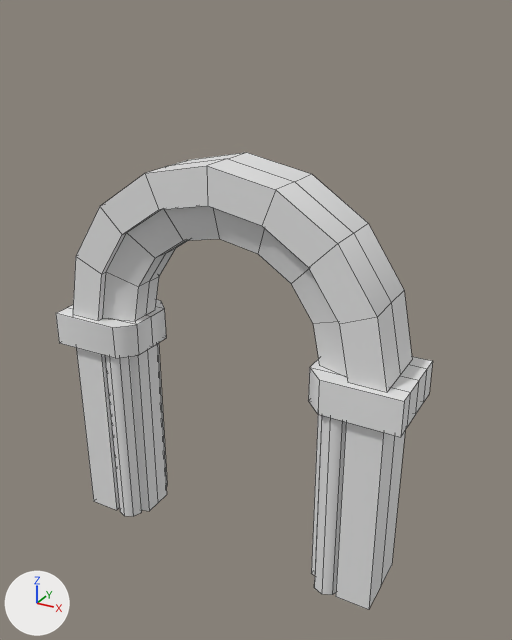
The FBX model Assets/StaticMeshes/Amalie/Arches/SM_ArchwayLarge.fbx, before and after one commit.
Before and after are seen from a camera (50 mm lens) standing at (11.75, -6.88, 7.77) and looking at (7.32, 1.17, 3.74). The axes (+X, +Y, +Z) are drawn at lower left. The lights are the same throughout. Mesh edges are drawn as thin lines. Where no turn or scale is listed for an object, it has been applied to the vertices.

In view in the first picture: 'SM_ArchwayLarge'.
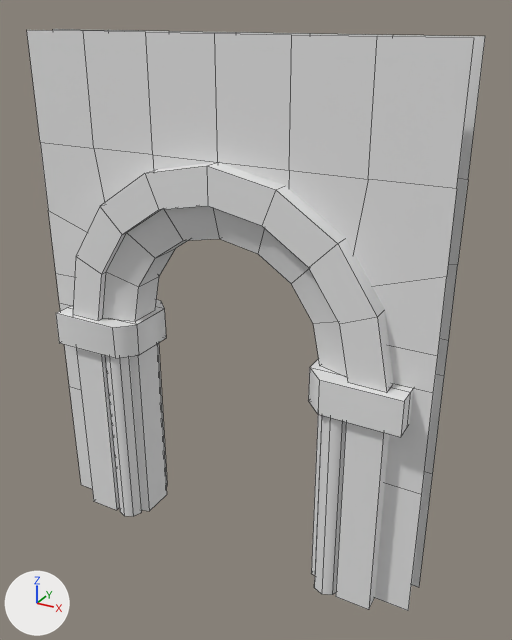
The change in detail:
me_cube_008 is used by ob_sm_archwaylarge; location (7.0, 1.0, 0.0).
me_cube_008 had 198 vertices, 156 faces and spanned x -2.75..2.75, y -0.6..0.6, z 0.0..6.0.
me_cube_008 now has 242 vertices, 168 faces and spans x -3.0..3.0, y -0.6..0.6, z 0.0..7.5.
me_cube_008 part 1: a new loose piece of 37 vertices spanning x -3.0..3.0, y -0.25, z 0.0..7.5.
me_cube_008 part 2: a new loose piece of 37 vertices spanning x -3.0..3.0, y 0.25, z 0.0..7.5.
Part 3, on me_cube_008:
30 vertices are removed from x -2.75..2.75, y 0.0, z 0.0..6.0.
56 faces are deleted.
28 new faces join them.

What differs and where, as boxes [x1, y1, x2, y2] in the pictures (512 x 640 px):
'SM_ArchwayLarge', reshaped (21% wider, 27% taller): before [56, 153, 433, 610]; after [27, 29, 485, 611]
part 1 of me_cube_008, added: after [27, 30, 474, 611]
part 2 of me_cube_008, added: after [53, 29, 485, 587]
part 3 of me_cube_008, cut back: before [68, 153, 427, 608]; after [68, 162, 413, 608]
